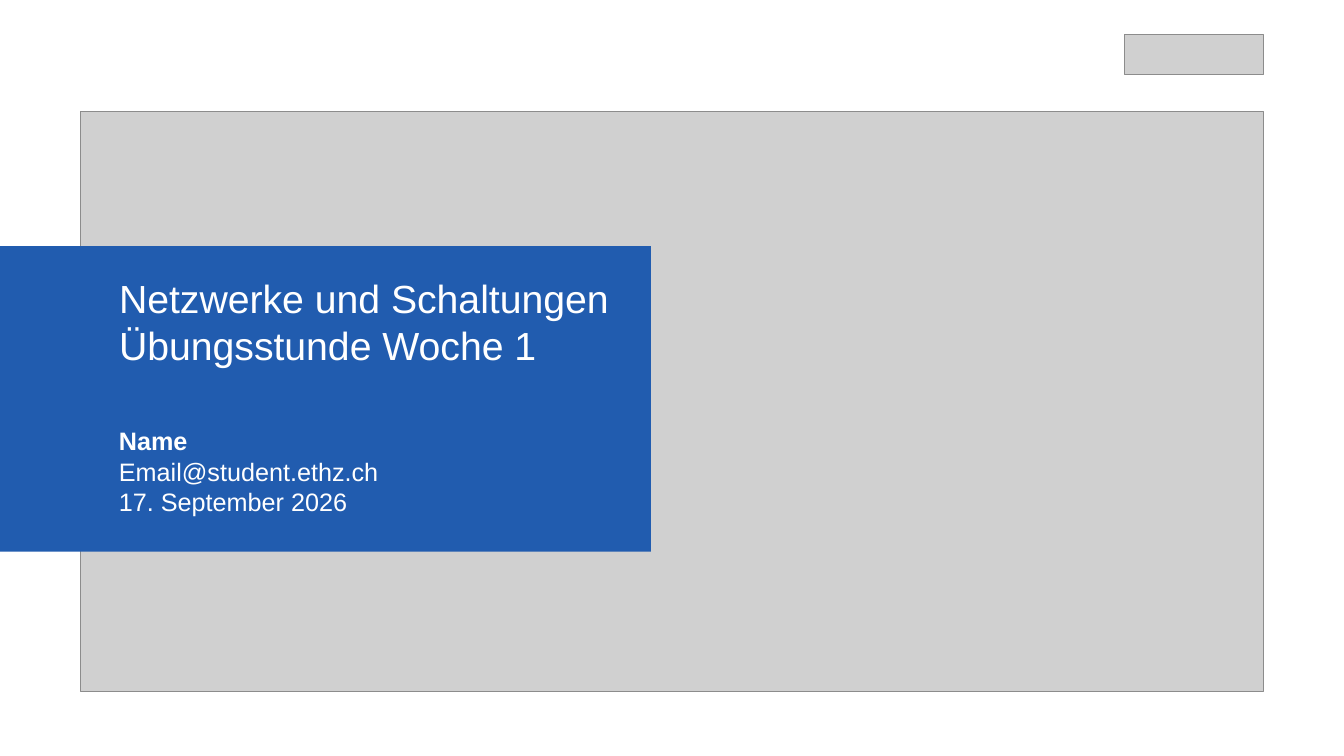
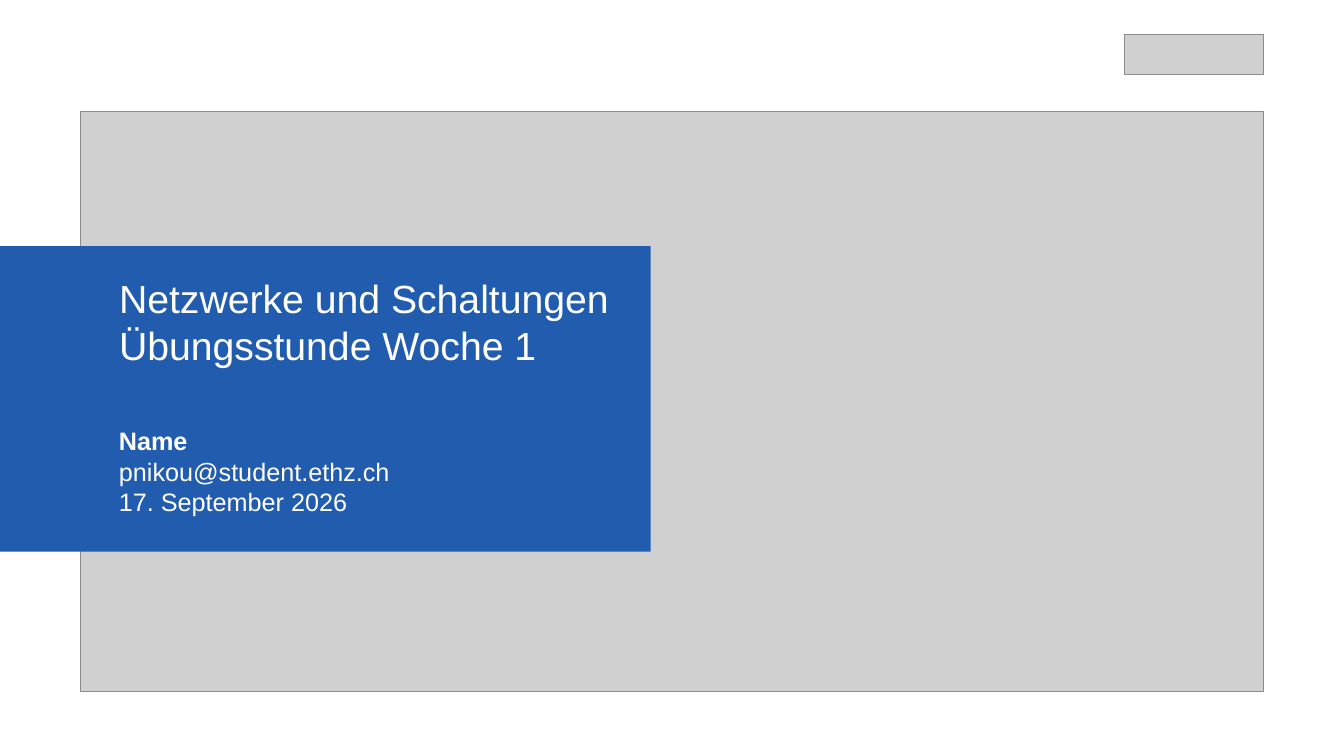
Before and after one commit to promitheas-nikou/eth-work, a slide deck: slide 1 of 2026H-NuS1/slides/ETH-W1.pptx. Drawn at 1344x756 pixels with LibreOffice and Linux fonts; fonts in the diff are those of the drawing; grey boxes stand for pictures; background and template pictures are left out. Boxes give left, top, right and bottom in pixels: in the first picture for what was removed or moved away, otherwise in the second. Text is boxed around its words. In the diff, an @@ line names an element or a change of style, - is before the commit and + after.

```diff
--- a/2026H-NuS1/slides/ETH-W1.pptx
+++ b/2026H-NuS1/slides/ETH-W1.pptx
@@ text at (x1=119, y1=462, x2=390, y2=486): text changed @@
-Email@student.ethz.ch
+pnikou@student.ethz.ch
```
Also in this commit, not shown: 20 other slides changed.
